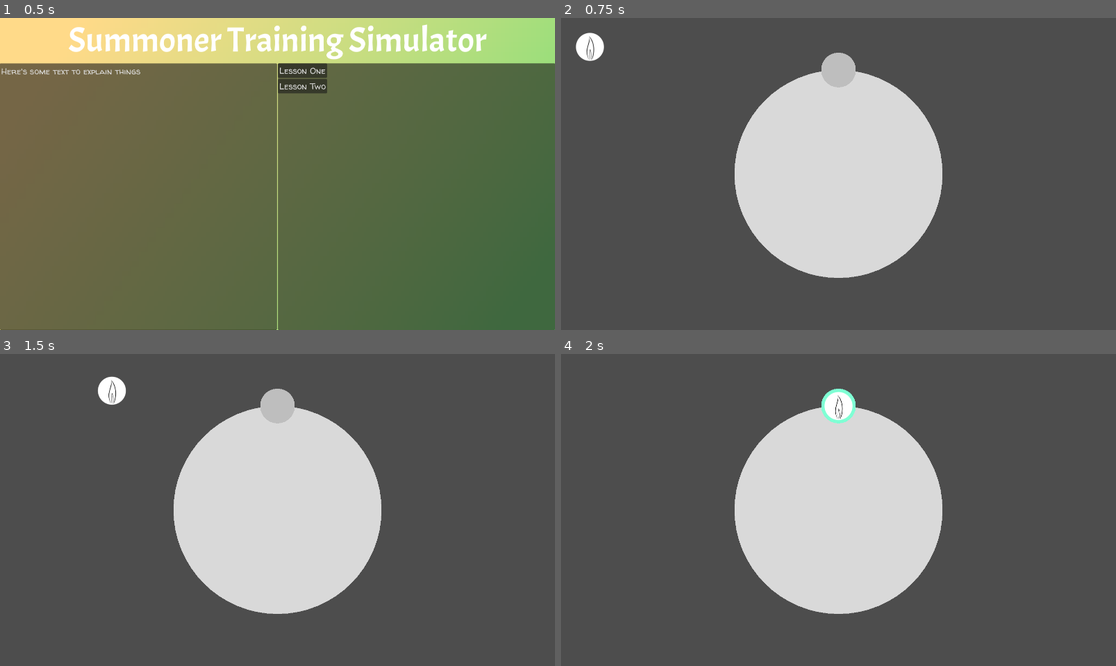
Above: before the commit, frames 1-4 (two rows, left to right).
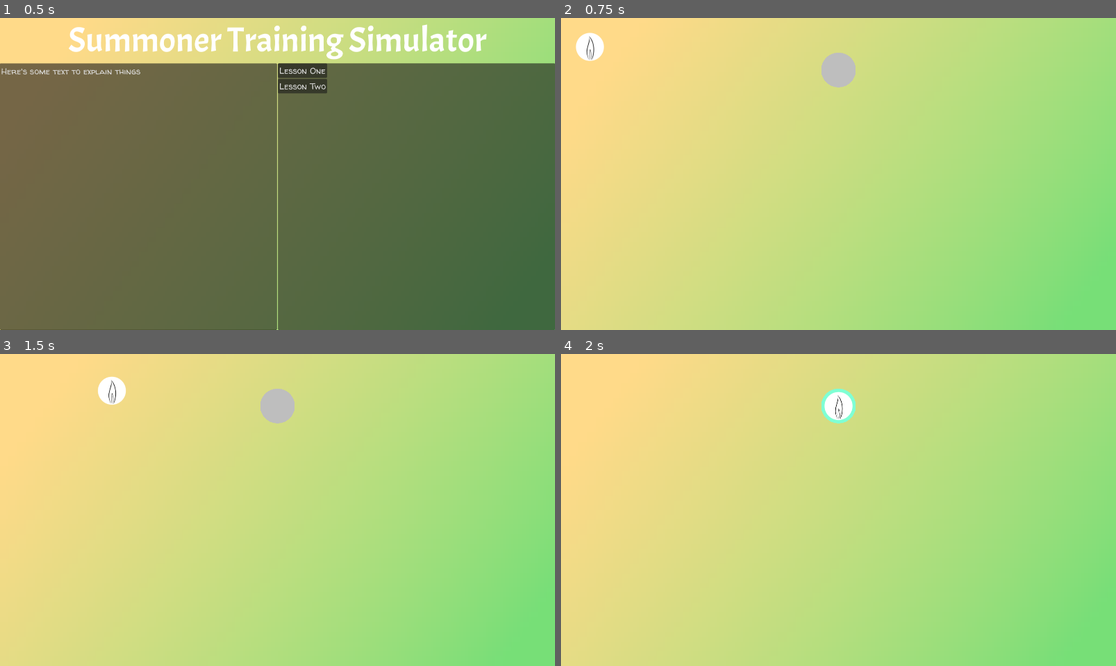
Above: after the commit, the same moments.

Repository: jwodicka/LD55
Game: Godot game, scene res://main_menu.tscn
The game is run twice, just before and just after one commit, with the same random seed, the same clock (stepped at 60 frames per second) and the same inputs.
Inputs (mouse positions are in pixels of both pictures, inside the frame that each line leads up to):
- Up to frame 1 (0.5 s): no input
- Up to frame 2 (0.75 s): click "Lesson One" at 0.5 s
- Up to frame 3 (1.5 s): tap Enter at 1.25 s; drag from (27, 382) to (277, 407) at 1.27 s
- Up to frame 4 (2 s): no input

Frame 1 is identical in both runs. In frame 2, 99% of the frame differs, in the area x 0-100%, y 0-100%; in frame 3, 99%; in frame 4, 99%.

Commit message:
Use control for SummoningCircle

Diff:
--- a/SummoningCircle.gd
+++ b/SummoningCircle.gd
@@ -1,5 +1,5 @@
 class_name SummoningCircle
-extends Node2D
+extends Control
 
 const DRAGGABLE_GLYPH = preload("res://draggable_glyph.tscn")
 const DROP_TARGET = preload("res://drop_target.tscn")
--- a/main_menu.tscn
+++ b/main_menu.tscn
@@ -1,8 +1,7 @@
-[gd_scene load_steps=4 format=3 uid="uid://0ldqvd7vnlwa"]
+[gd_scene load_steps=3 format=3 uid="uid://0ldqvd7vnlwa"]
 
 [ext_resource type="Script" path="res://MainMenu.gd" id="1_vefiu"]
 [ext_resource type="Texture2D" uid="uid://drmvu1tlj7kx8" path="res://bg_gradient.tres" id="2_2k85s"]
-[ext_resource type="Script" path="res://TitleLabel.gd" id="3_0wikk"]
 
 [node name="MainMenu" type="Control"]
 layout_mode = 3
@@ -35,7 +34,6 @@
 theme_type_variation = &"HeaderLarge"
 text = "Summoner Training Simulator"
 horizontal_alignment = 1
-script = ExtResource("3_0wikk")
 
 [node name="HBoxContainer" type="HBoxContainer" parent="VBoxContainer"]
 layout_mode = 2
--- a/summoning_circle.tscn
+++ b/summoning_circle.tscn
@@ -1,9 +1,17 @@
-[gd_scene load_steps=3 format=3 uid="uid://cr4ukprpycwgr"]
+[gd_scene load_steps=4 format=3 uid="uid://cr4ukprpycwgr"]
 
 [ext_resource type="Script" path="res://SummoningCircle.gd" id="1_4yubp"]
 [ext_resource type="Script" path="res://BackgroundCircle.gd" id="2_b3go5"]
+[ext_resource type="Texture2D" uid="uid://drmvu1tlj7kx8" path="res://bg_gradient.tres" id="3_n004m"]
 
-[node name="SummoningCircle" type="Node2D"]
+[node name="SummoningCircle" type="Control"]
+layout_mode = 3
+anchors_preset = 15
+anchor_right = 1.0
+anchor_bottom = 1.0
+grow_horizontal = 2
+grow_vertical = 2
+mouse_filter = 1
 script = ExtResource("1_4yubp")
 glyphs = Array[int]([0, 4, 2, 3, 1])
 targets = 5
@@ -20,3 +28,13 @@
 [node name="BackgroundCircle" type="Node2D" parent="."]
 script = ExtResource("2_b3go5")
 color = Color(0.85098, 0.85098, 0.85098, 1)
+
+[node name="TextureRect" type="TextureRect" parent="."]
+layout_mode = 1
+anchors_preset = 15
+anchor_right = 1.0
+anchor_bottom = 1.0
+grow_horizontal = 2
+grow_vertical = 2
+mouse_filter = 2
+texture = ExtResource("3_n004m")
